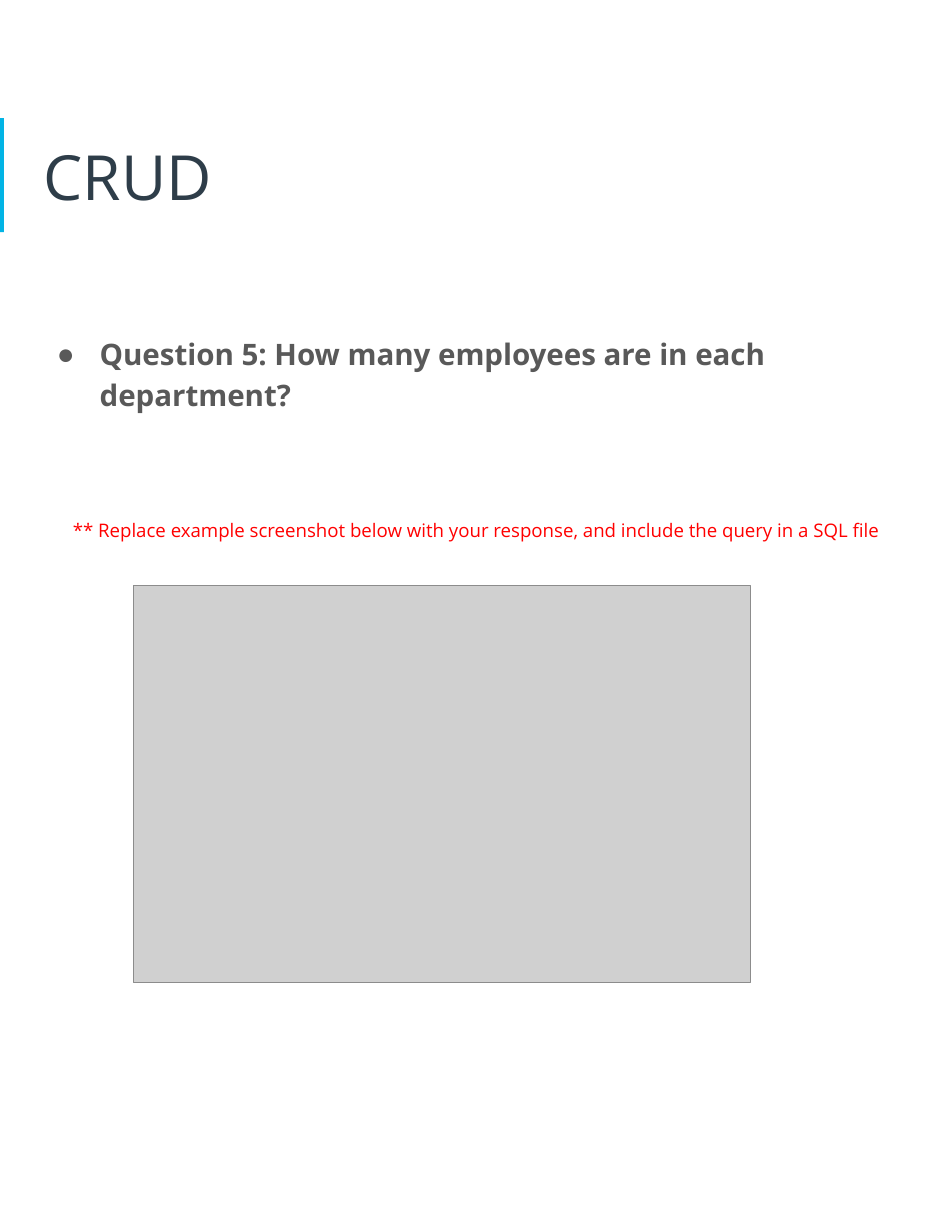
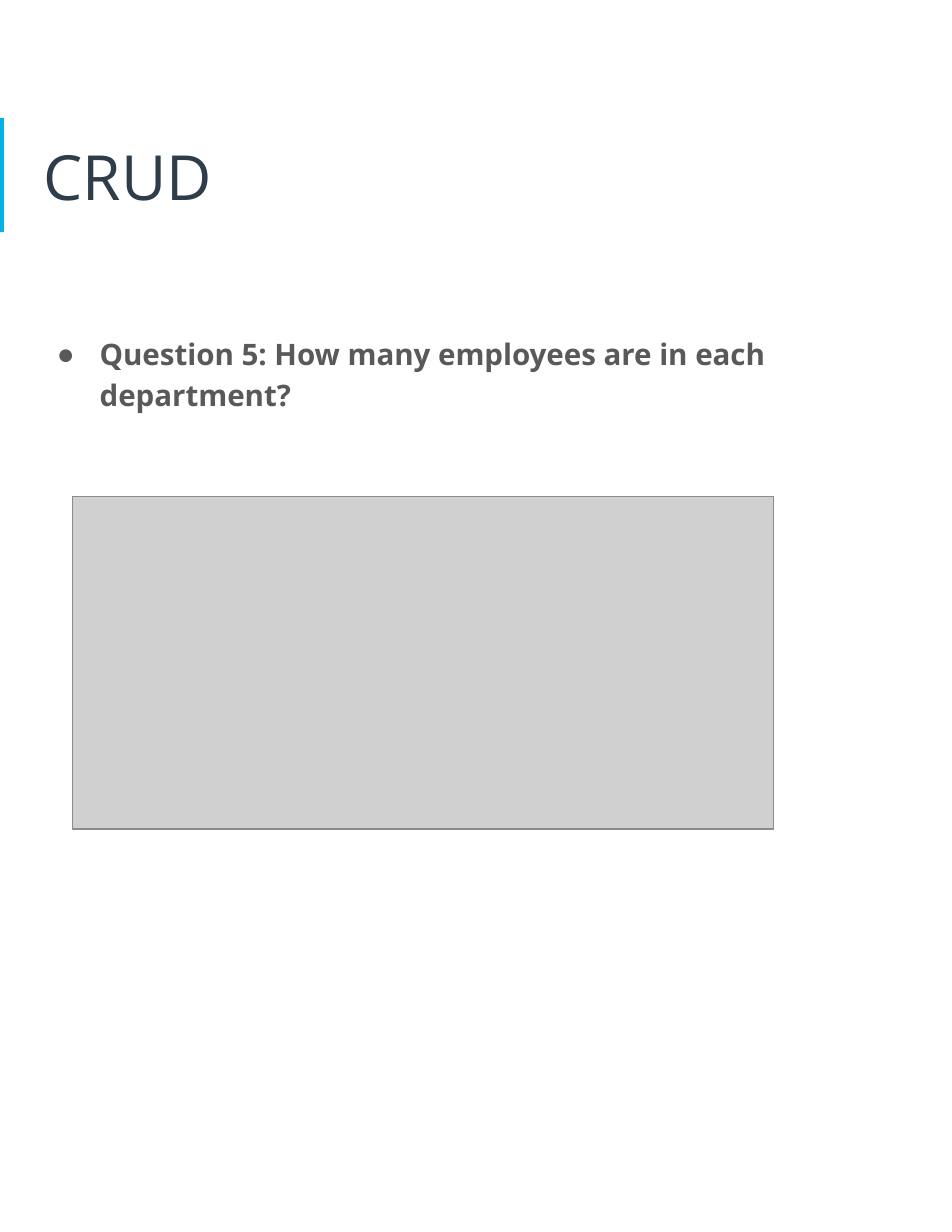
Before and after one commit to elok/Data-Architect-ND-HR-Database, a slide deck: slide 22 of Proposal.pptx. Drawn at 952x1232 pixels with LibreOffice and Linux fonts; fonts in the diff are those of the drawing; grey boxes stand for pictures. Boxes give left, top, right and bottom in pixels: in the first picture for what was removed or moved away, otherwise in the second. Text is boxed around its words. In the diff, an @@ line names an element or a change of style, - is before the commit and + after.

Commit message:
updated proposal with answers, adding screenshots

```diff
--- a/Proposal.pptx
+++ b/Proposal.pptx
@@ picture added at [73, 496, 774, 829] @@
@@ text at [98, 522, 879, 542]: paragraph removed @@
-** Replace example screenshot below with your response, and include the query in a SQL file
@@ picture removed at [133, 586, 750, 983] @@
```
Also in this commit, not shown: 12 other slides changed, 4 other files.
